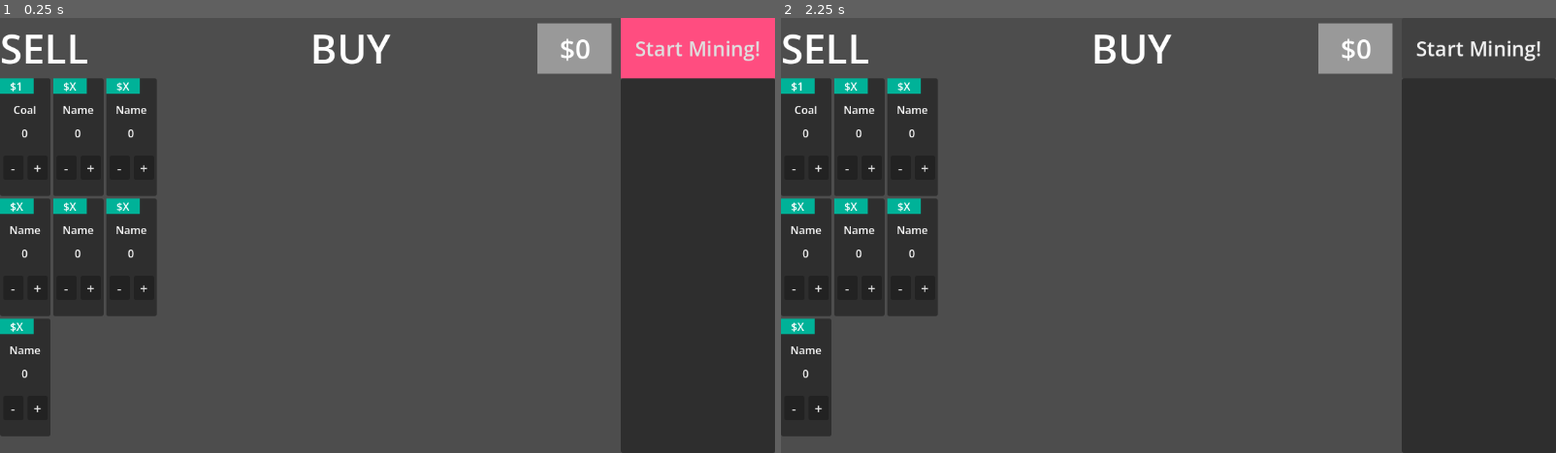
Above: before the commit, frames 1-2 (left to right).
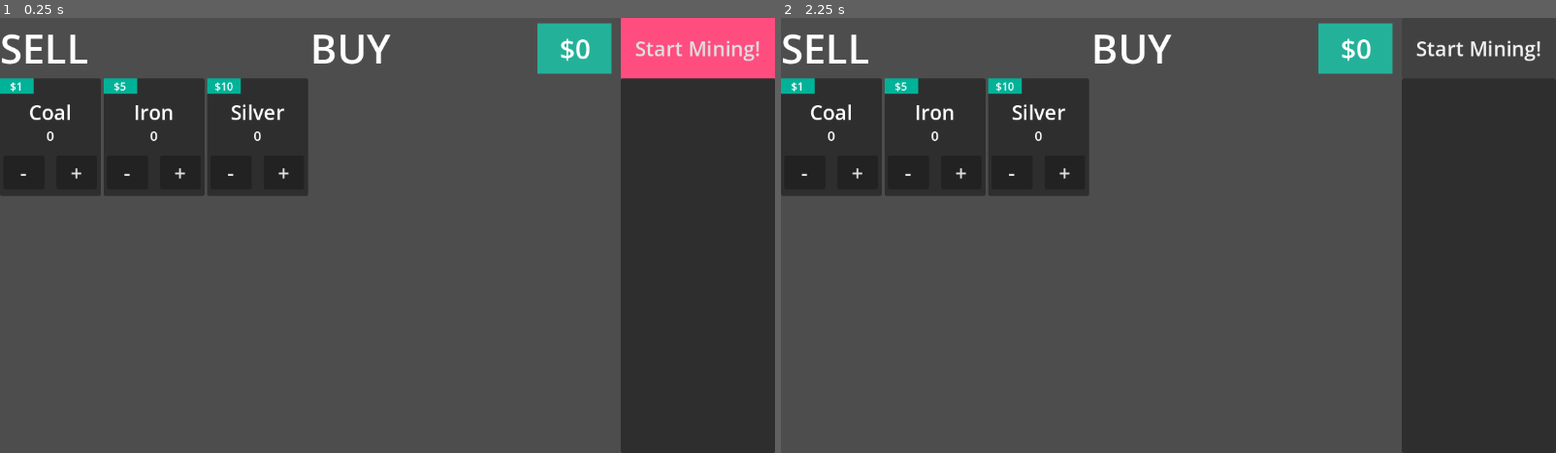
Above: after the commit, the same moments.

Repository: falicov/NDA-game-jam
Game: Godot game, scene res://root_scene.tscn
Two runs of this game, one before a commit and one after it. Both use one fixed random seed, a clock stepped at 60 frames per second and the inputs below.
Inputs:
- Up to frame 1 (0.25 s): no input
- Up to frame 2 (2.25 s): click "-" at 0.5 s; click "+" at 1.25 s; click "Start Mining!" at 2 s

The runs differ from the first frame. In frame 1, 14% of the frame differs, in the area x 0-79%, y 1-96%; in frame 2, 14%.
Error before the commit: Invalid access to property or key of type 'String' on a base object of type 'Dictionary[String, _gameResource]'. (res://Scripts/buyable_or_sellable_button.gd:1…

Commit message:
fixed the bug from last night! + UI adjustments

Diff:
--- a/Scripts/buyable_or_sellable_button.gd
+++ b/Scripts/buyable_or_sellable_button.gd
@@ -1,5 +1,6 @@
 extends Panel
 
+@export_category("all must be filled!")
 @export var resourceName:String;
 @export var amountDisplay:Label;
 @export var priceDisplay:Label;
@@ -7,7 +8,6 @@
 
 func _ready() -> void:
 	amountDisplay.text = str(0);
-	print(GameManager.resourceDict[resourceName])
 	priceDisplay.text = "$"+str(GameManager.resourceDict[resourceName].value)
 	nameDisplay.text = resourceName.capitalize()
 
--- a/Scripts/game_manager.gd
+++ b/Scripts/game_manager.gd
@@ -22,8 +22,9 @@
 
 #returns the current value of the resource
 func incrementResource(resourceName:String) -> int:
+	#handle when the player can't pay
 	if(money < resourceDict[resourceName].value):
-		pass
+		return resourceDict[resourceName].amount
 
 	money -= resourceDict[resourceName].value #maybe double this? would need associated UI
 	resourceDict[resourceName].amount += 1
@@ -31,6 +32,10 @@
 
 #returns the current value of the resource
 func decrementResource(resourceName:String) -> int:
+	#don't let the resource go negative
+	if(resourceDict[resourceName].amount == 0):
+		return 0
+
 	money += resourceDict[resourceName].value
 	resourceDict[resourceName].amount -= 1
 	return resourceDict[resourceName].amount
--- a/UI_Objects/buyable_or_sellable_button.tscn
+++ b/UI_Objects/buyable_or_sellable_button.tscn
@@ -6,8 +6,8 @@
 bg_color = Color(0, 0.6981334, 0.5973108, 1)
 
 [node name="BuyableOrSellableArea" type="Panel" unique_id=283341847 node_paths=PackedStringArray("amountDisplay", "priceDisplay", "nameDisplay")]
-custom_minimum_size = Vector2(75, 175)
-offset_right = 75.0
+custom_minimum_size = Vector2(150, 175)
+offset_right = 150.0
 offset_bottom = 175.0
 script = ExtResource("2_qr6r1")
 amountDisplay = NodePath("Amount")
@@ -16,17 +16,19 @@
 
 [node name="Name" type="Label" parent="." unique_id=97948955]
 layout_mode = 0
-offset_top = 35.0
-offset_right = 75.0
-offset_bottom = 58.0
+offset_top = 29.0
+offset_right = 150.0
+offset_bottom = 71.0
+theme_override_font_sizes/font_size = 30
 text = "Name"
 horizontal_alignment = 1
 
 [node name="Amount" type="Label" parent="." unique_id=1792136222]
 layout_mode = 0
-offset_top = 70.0
-offset_right = 75.0
-offset_bottom = 93.0
+offset_top = 71.0
+offset_right = 150.0
+offset_bottom = 99.0
+theme_override_font_sizes/font_size = 20
 text = "0"
 horizontal_alignment = 1
 
@@ -35,20 +37,20 @@
 layout_mode = 0
 offset_left = 5.0
 offset_top = 115.0
-offset_right = 35.0
-offset_bottom = 151.0
-theme_override_font_sizes/font_size = 20
+offset_right = 66.0
+offset_bottom = 165.0
+theme_override_font_sizes/font_size = 30
 text = "-"
 expand_icon = true
 
 [node name="IncrementButton" type="Button" parent="." unique_id=700522243]
-custom_minimum_size = Vector2(20, 30)
+custom_minimum_size = Vector2(30, 30)
 layout_mode = 0
-offset_left = 41.0
+offset_left = 84.0
 offset_top = 115.0
-offset_right = 71.0
-offset_bottom = 151.0
-theme_override_font_sizes/font_size = 20
+offset_right = 144.0
+offset_bottom = 165.0
+theme_override_font_sizes/font_size = 30
 text = "+"
 expand_icon = true
 
--- a/root_scene.tscn
+++ b/root_scene.tscn
@@ -2,8 +2,11 @@
 
 [ext_resource type="Script" uid="uid://dq6ogpam0nleh" path="res://Scripts/game_manager.gd" id="1_c77vg"]
 [ext_resource type="PackedScene" uid="uid://c2gljkeejt128" path="res://screens/buy_sell_screen.tscn" id="1_itajj"]
+[ext_resource type="PackedScene" uid="uid://m2e6g6wxaj50" path="res://screens/map_screen.tscn" id="3_iqet6"]
 
 [node name="root_scene" type="Node" unique_id=253209381]
 script = ExtResource("1_c77vg")
 
 [node name="buy_sell_screen" parent="." unique_id=1710120714 instance=ExtResource("1_itajj")]
+
+[node name="map_screen" parent="." unique_id=397192916 instance=ExtResource("3_iqet6")]
--- a/screens/buy_sell_screen.tscn
+++ b/screens/buy_sell_screen.tscn
@@ -4,6 +4,7 @@
 [ext_resource type="PackedScene" uid="uid://oker8qek142o" path="res://UI_Objects/buy_sell_column.tscn" id="2_8xrdf"]
 
 [sub_resource type="StyleBoxFlat" id="StyleBoxFlat_mmfqo"]
+bg_color = Color(0.13979799, 0.6924765, 0.60332197, 1)
 
 [sub_resource type="StyleBoxFlat" id="StyleBoxFlat_8xrdf"]
 bg_color = Color(1, 0.30197245, 0.50253135, 1)
@@ -33,21 +34,11 @@
 
 [node name="buyable_sellable_button2" parent="HBoxContainer/SellColumn" unique_id=660507612 instance=ExtResource("1_ou6qf")]
 layout_mode = 2
+resourceName = "iron"
 
-[node name="buyable_sellable_button3" parent="HBoxContainer/SellColumn" unique_id=68767264 instance=ExtResource("1_ou6qf")]
+[node name="buyable_sellable_button3" parent="HBoxContainer/SellColumn" unique_id=283341847 instance=ExtResource("1_ou6qf")]
 layout_mode = 2
-
-[node name="buyable_sellable_button4" parent="HBoxContainer/SellColumn" unique_id=504236223 instance=ExtResource("1_ou6qf")]
-layout_mode = 2
-
-[node name="buyable_sellable_button5" parent="HBoxContainer/SellColumn" unique_id=291280417 instance=ExtResource("1_ou6qf")]
-layout_mode = 2
-
-[node name="buyable_sellable_button6" parent="HBoxContainer/SellColumn" unique_id=2029309643 instance=ExtResource("1_ou6qf")]
-layout_mode = 2
-
-[node name="buyable_sellable_button7" parent="HBoxContainer/SellColumn" unique_id=1862037955 instance=ExtResource("1_ou6qf")]
-layout_mode = 2
+resourceName = "silver"
 
 [node name="BuyColumn" parent="HBoxContainer" unique_id=1243617289 instance=ExtResource("2_8xrdf")]
 layout_mode = 2
